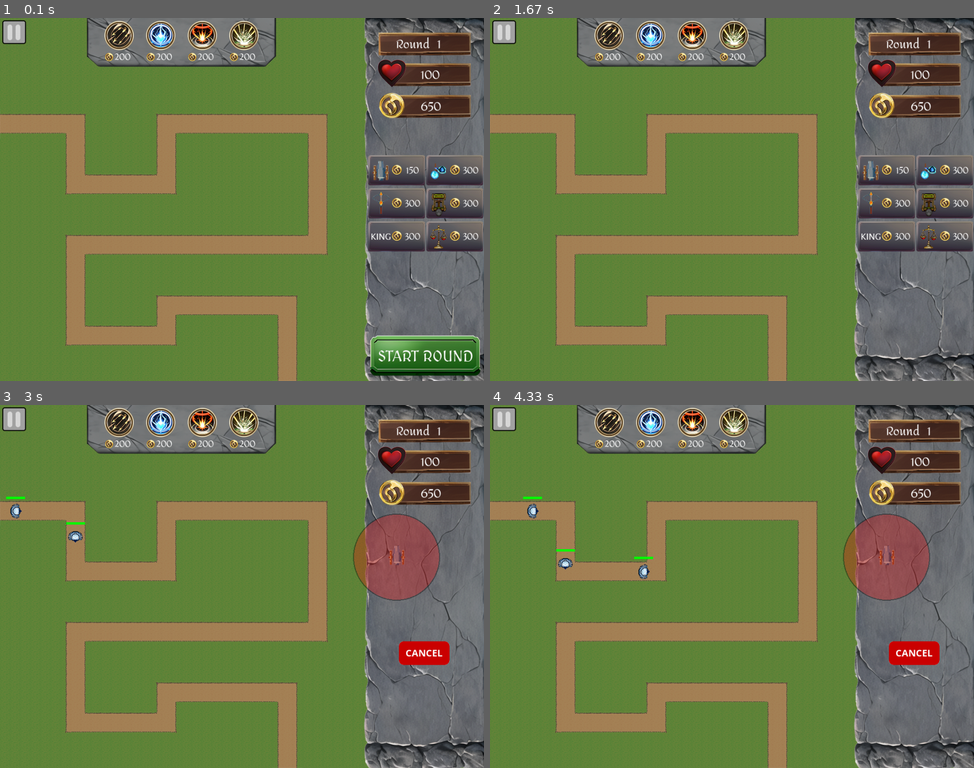
Above: before the commit, frames 1-4 (two rows, left to right).
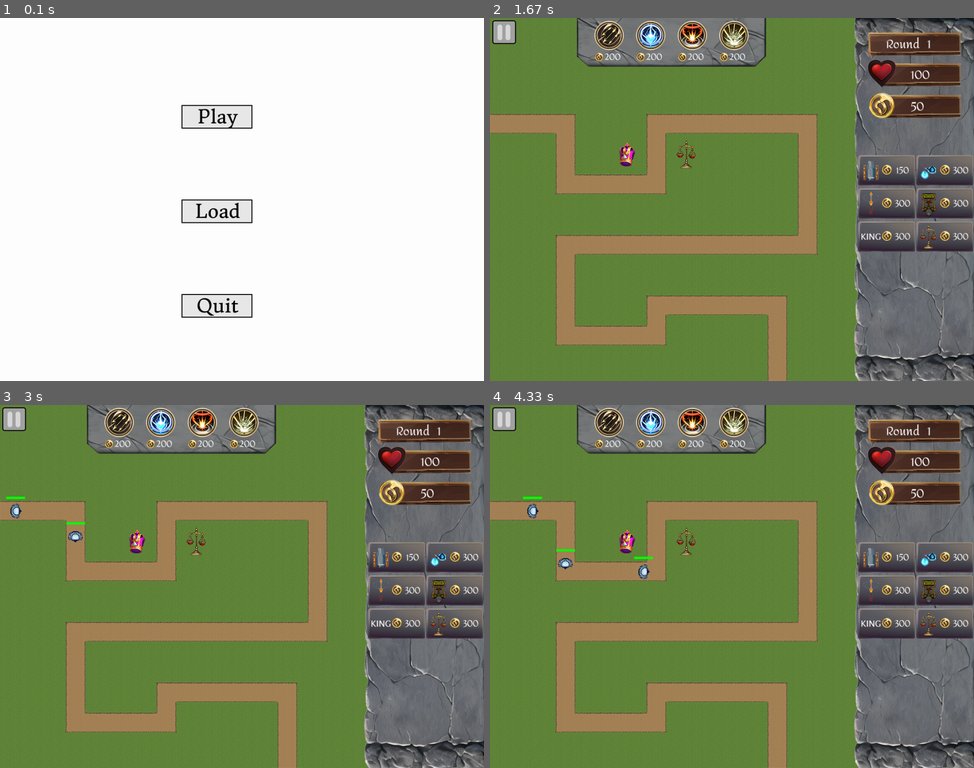
Above: after the commit, the same moments.

Repository: peter5454/PyGame
Game: pygame game, started from main.py
Same seed, same stepped clock (60 frames per second), same inputs: the game is played once before the commit and once after it.
Inputs (mouse positions are in pixels of both pictures, inside the frame that each line leads up to):
- Up to frame 1 (0.1 s): no input
- Up to frame 2 (1.67 s): click (732, 199) at 0.38 s; click "START ROUND" at 0.72 s; click (581, 145) at 1.05 s
- Up to frame 3 (3 s): click "150" at 2.38 s
- Up to frame 4 (4.33 s): no input

The runs differ from the first frame. In frame 1, 100% of the frame differs, in the area x 0-100%, y 0-100%; in frame 2, 0.3%; in frame 3, 7.2%; in frame 4, 7.2%.

Commit message:
started main menu

Diff:
--- a/main.py
+++ b/main.py
@@ -39,6 +39,7 @@
 paused = False
 counter = 0
 save_error = False
+menu_counter = 0
 
 #load images
 #map
@@ -109,6 +110,8 @@
 load_button_image = pg.image.load('assets/images/buttons/load_button.png').convert_alpha()
 save_button_image = pg.image.load('assets/images/buttons/save_button.png').convert_alpha()
 menu_button_image = pg.image.load('assets/images/buttons/menu_button.png').convert_alpha()
+quit_button_image = pg.image.load('assets/images/buttons/Quit_button.png').convert_alpha()
+play_button_image = pg.image.load('assets/images/buttons/Play_button.png').convert_alpha()
 
 #create groups
 enemy_group = pg.sprite.Group()
@@ -137,6 +140,8 @@
 save_button = Button((c.SCREEN_WIDTH-c.SIDE_PANEL)/2, c.SCREEN_HEIGHT / 2 - 100, save_button_image)
 load_button = Button((c.SCREEN_WIDTH-c.SIDE_PANEL)/2, c.SCREEN_HEIGHT / 2, load_button_image)
 menu_button = Button((c.SCREEN_WIDTH-c.SIDE_PANEL)/2, c.SCREEN_HEIGHT / 2 - 200, menu_button_image)
+play_button = Button((c.SCREEN_WIDTH-c.SIDE_PANEL)/2, c.SCREEN_HEIGHT / 2 - 200, play_button_image)
+quit_button = Button((c.SCREEN_WIDTH-c.SIDE_PANEL)/2, c.SCREEN_HEIGHT / 2 + 200, quit_button_image)
 
 
 #load json data for level
@@ -337,10 +342,32 @@
         print (turret_group)
 
 
+def main_menu():
+  run2 = True
+  screen.fill("grey100")
+  while run2:
+    if play_button.draw(screen):
+      return(1)
+    if load_button.draw(screen):
+      load()
+      return(1)
+    if quit_button.draw(screen):
+      pg.quit()
+    pg.display.flip()
+    print(465)
+    pg.time.delay(1)
+    for event in pg.event.get():
+    #quit program
+      if event.type == pg.QUIT:
+        pg.quit()
+
+
 
 #game loop
 run = True
 while run:
+  if menu_counter == 0 :
+    menu_counter  = main_menu()
 
   clock.tick(c.FPS)
 
Binary file added: assets/images/buttons/Play_button.png
Binary file added: assets/images/buttons/Quit_button.png
